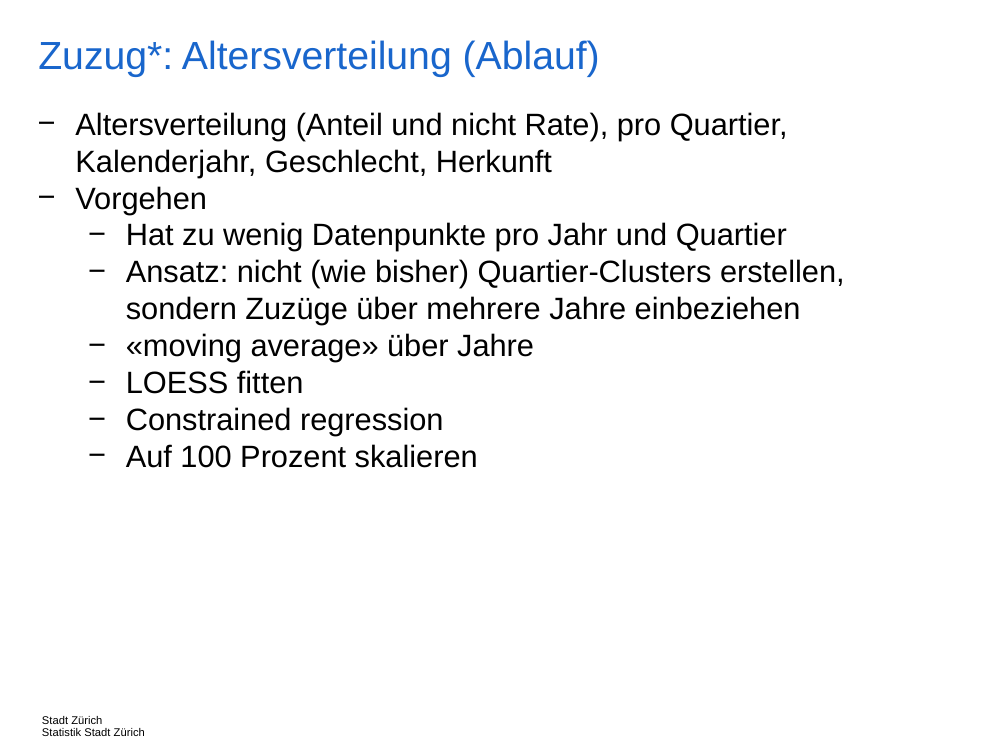
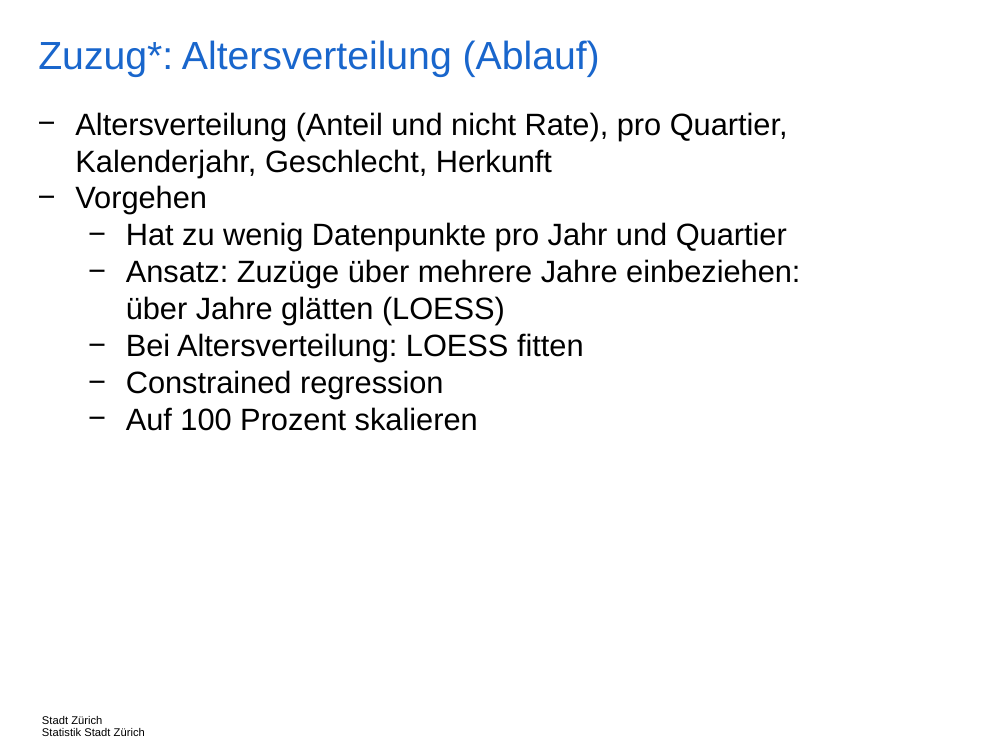
Before and after one commit to StatistikStadtZuerich/BevSzen, a slide deck: slide 30 of 2020phase2/5_Documentation/Concepts.pptx. Drawn at 1008x756 pixels with LibreOffice and Linux fonts; fonts in the diff are those of the drawing. Boxes give left, top, right and bottom in pixels: in the first picture for what was removed or moved away, otherwise in the second. Text is boxed around its words. In the diff, an @@ line names an element or a change of style, - is before the commit and + after.

```diff
--- a/2020phase2/5_Documentation/Concepts.pptx
+++ b/2020phase2/5_Documentation/Concepts.pptx
@@ text at box(126, 259, 800, 362): text changed @@
-  − Ansatz: nicht (wie bisher) Quartier-Clusters erstellen, sondern Zuzüge über mehrere Jahre einbeziehen
-  − «moving average» über Jahre
-  − LOESS fitten
+  − Ansatz: Zuzüge über mehrere Jahre einbeziehen: über Jahre glätten (LOESS)
+  − Bei Altersverteilung: LOESS fitten
```
Also in this commit, not shown: 12 other slides changed, 4 other files.
